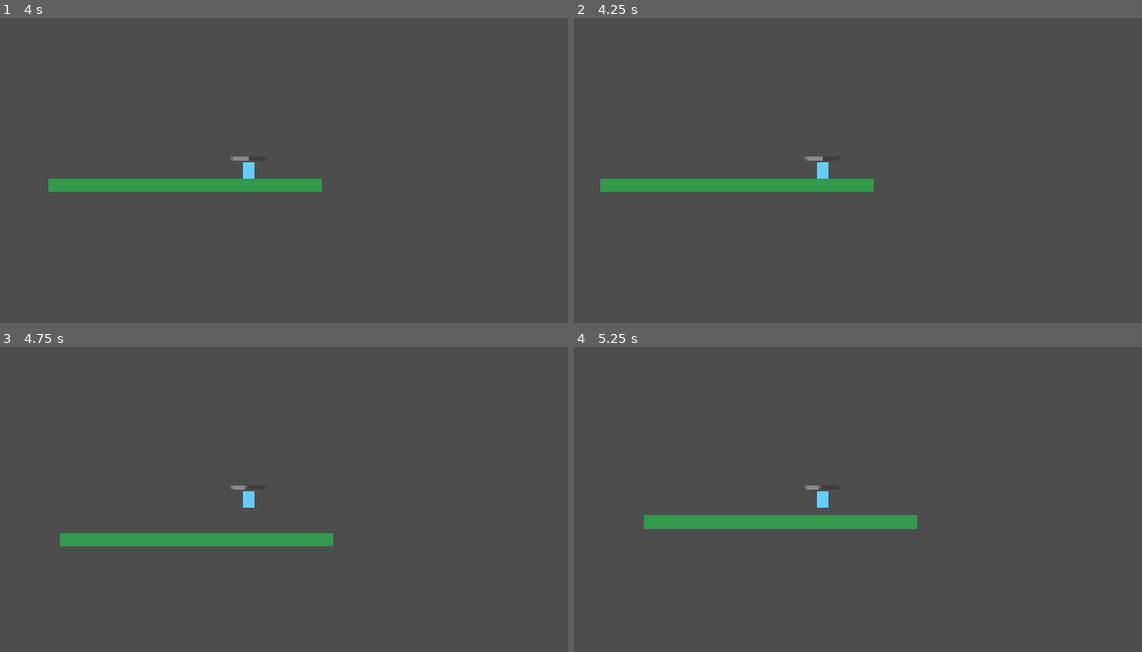
Above: before the commit, frames 1-4 (two rows, left to right).
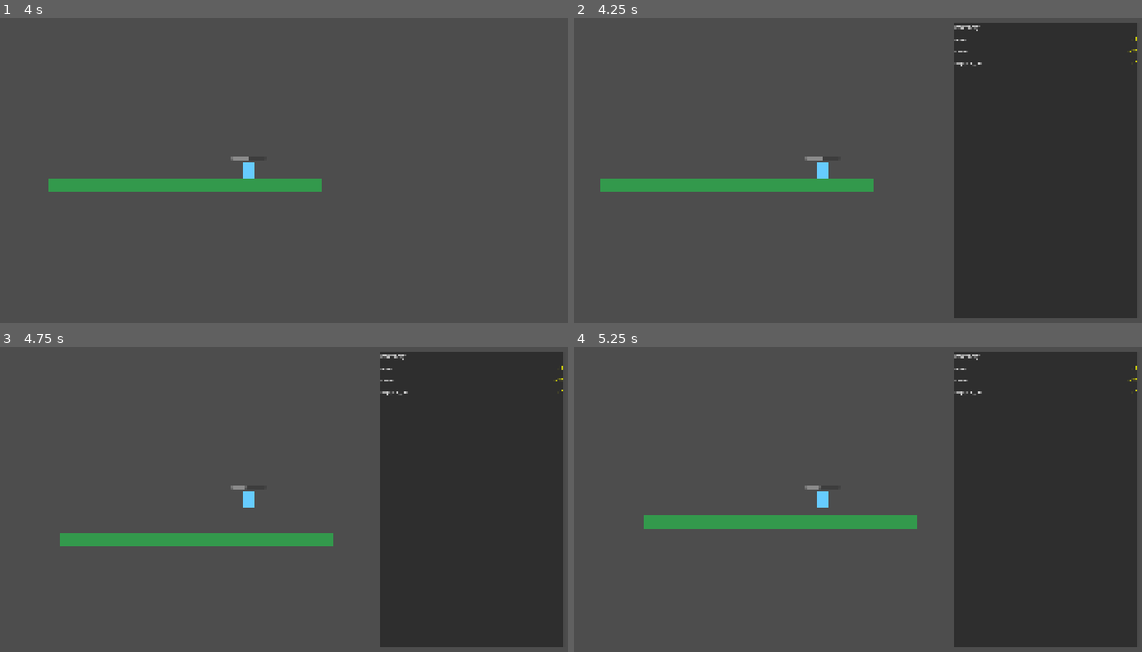
Above: after the commit, the same moments.

Repository: Travis-Code/SurvivalGame
Game: Godot game, scene res://scenes/Main.tscn
Same seed, same stepped clock (60 frames per second), same inputs: the game is played once before the commit and once after it.
Inputs:
- Up to frame 1 (4 s): tap Enter (ui_accept) at 0.5 s; hold D (move_right) 0.53-2.03 s; tap Space (jump) at 0.77, 1.52, 3.02, 3.77 s; hold A (move_left) 2.03-2.78 s; hold D (move_right) from 2.78 s (still down)
- Up to frame 2 (4.25 s): keep holding D (move_right); tap I (inventory) at 4.15 s
- Up to frame 3 (4.75 s): release D (move_right) at 4.28 s; hold A (move_left) from 4.28 s (still down); tap Space (jump) at 4.52 s
- Up to frame 4 (5.25 s): release A (move_left) at 5.03 s; hold D (move_right) from 5.03 s (still down)

Frame 1 is identical in both runs. In frame 2, 31% of the frame differs, in the area x 66-100%, y 1-99%; in frame 3, 31%; in frame 4, 31%.

Commit message:
Add inventory system with item collection and UI
- Create Item.gd resource class for defining item types (id, name, max_stack)
- Create Inventory.gd system to manage items (add, remove, check quantities)
  - Emits signals when inventory changes for UI updates
  - Supports stacking items
  - Has slot limit (max_slots)
- Create InventoryUI.gd and InventoryUI.tscn for visual inventory display
  - Shows all items with quantities
  - Toggle with I key
  - Updates in real-time
- Integrate inventory into Player.gd
  - Instantiate inventory on game start
  - Add test items (wood, stone, copper_ore)
- Test controls:
  - I: Toggle inventory UI
  - 1: Add wood
  - 2: Remove wood
  - 3: Add stone

Diff:
--- /dev/null
+++ b/scenes/ui/InventoryUI.tscn
@@ -0,0 +1,34 @@
+[gd_scene load_steps=2 format=3]
+
+[ext_resource type="Script" path="res://scripts/ui/InventoryUI.gd" id="1"]
+
+[node name="InventoryUI" type="CanvasLayer"]
+layer = 10
+script = ExtResource("1")
+
+[node name="PanelContainer" type="PanelContainer" parent="."]
+anchor_left = 0.7
+anchor_top = 0.1
+anchor_right = 0.98
+anchor_bottom = 0.9
+offset_left = 0.0
+offset_top = 0.0
+offset_right = 0.0
+offset_bottom = 0.0
+
+[node name="VBoxContainer" type="VBoxContainer" parent="PanelContainer"]
+margin_left = 8.0
+margin_top = 8.0
+margin_right = -8.0
+margin_bottom = -8.0
+
+[node name="Title" type="Label" parent="PanelContainer/VBoxContainer"]
+text = "Inventory"
+custom_minimum_size = Vector2(0, 30)
+
+[node name="ScrollContainer" type="ScrollContainer" parent="PanelContainer/VBoxContainer"]
+scroll_vertical_enabled = true
+custom_minimum_size = Vector2(300, 400)
+
+[node name="ItemList" type="VBoxContainer" parent="PanelContainer/VBoxContainer/ScrollContainer"]
+size_flags_horizontal = 3
--- a/scripts/player/Player.gd
+++ b/scripts/player/Player.gd
@@ -1,4 +1,8 @@
 extends CharacterBody2D
+
+# Load required classes
+const Inventory = preload("res://scripts/systems/Inventory.gd")
+const Item = preload("res://scripts/resources/Item.gd")
 
 # Movement variables (editable in Godot editor with @export)
 @export var speed: float = 250.0
@@ -10,6 +14,10 @@
 @export var max_health: float = 100.0  # Editable in editor - change this to make the player tougher/weaker
 var current_health: float              # Current health value (not exported, so not editable in editor)
 
+# Inventory system
+var inventory: Inventory
+var inventory_ui: CanvasLayer
+
 # This gets a reference to the HealthBar node from the scene tree.
 # @onready means it waits until the scene is ready before trying to find it.
 # $HealthBar means "find the child node named HealthBar in this scene"
@@ -20,6 +28,52 @@
 func _ready() -> void:
 	current_health = max_health  # Start with full health
 	_update_health_bar()         # Update the visual bar to show full health
+
+	# Setup inventory system
+	_setup_inventory()
+
+# Setup the inventory system and UI
+func _setup_inventory() -> void:
+	# Create inventory node
+	inventory = Inventory.new()
+	inventory.max_slots = 20
+	add_child(inventory)
+
+	# Create and setup inventory UI
+	inventory_ui = preload("res://scenes/ui/InventoryUI.tscn").instantiate()
+	add_child(inventory_ui)
+	inventory_ui.set_inventory(inventory)
+
+	# Add some test items
+	_add_test_items()
+
+	print("Inventory ready!")
+
+# Add test items to inventory (for demo purposes)
+func _add_test_items() -> void:
+	# Create test items
+	var wood = Item.new()
+	wood.id = "wood"
+	wood.display_name = "Wood Log"
+	wood.description = "A piece of wood from a tree"
+	wood.max_stack = 64
+
+	var stone = Item.new()
+	stone.id = "stone"
+	stone.display_name = "Stone"
+	stone.description = "A piece of stone"
+	stone.max_stack = 64
+
+	var copper_ore = Item.new()
+	copper_ore.id = "copper_ore"
+	copper_ore.display_name = "Copper Ore"
+	copper_ore.description = "Raw copper ore"
+	copper_ore.max_stack = 32
+
+	# Add to inventory
+	inventory.add_item(wood, 5)
+	inventory.add_item(stone, 12)
+	inventory.add_item(copper_ore, 3)
 
 # This function reduces the player's health.
 # Example: take_damage(10) reduces health by 10 points.
@@ -82,3 +136,24 @@
 		take_damage(10)
 	if Input.is_action_just_pressed("ui_cancel"):  # Escape key = heal
 		heal(15)
+
+	# Test inventory - add/remove items with number keys
+	# Press 1 to add wood, 2 to remove wood, 3 to add stone
+	if Input.is_action_just_pressed("ui_1"):
+		var wood = Item.new()
+		wood.id = "wood"
+		wood.display_name = "Wood Log"
+		inventory.add_item(wood, 1)
+		print("Added wood. Inventory: ", inventory)
+	if Input.is_action_just_pressed("ui_2"):
+		var wood = Item.new()
+		wood.id = "wood"
+		wood.display_name = "Wood Log"
+		inventory.remove_item(wood, 1)
+		print("Removed wood. Inventory: ", inventory)
+	if Input.is_action_just_pressed("ui_3"):
+		var stone = Item.new()
+		stone.id = "stone"
+		stone.display_name = "Stone"
+		inventory.add_item(stone, 1)
+		print("Added stone. Inventory: ", inventory)
--- /dev/null
+++ b/scripts/resources/Item.gd
@@ -0,0 +1,32 @@
+# Item.gd
+# Defines what an item is. Create instances of this (as .tres files) for each item type.
+# Example: res://resources/items/Wood.tres, res://resources/items/Stone.tres
+
+extends Resource
+class_name Item
+
+# Unique identifier for this item type (e.g., "wood", "stone", "copper_ore")
+@export var id: String = ""
+
+# Display name shown in inventory UI (e.g., "Wood Log", "Stone")
+@export var display_name: String = ""
+
+# Description of what this item is or does
+@export var description: String = ""
+
+# How many of this item can stack in one inventory slot (e.g., 64 for stackable items)
+@export var max_stack: int = 64
+
+# Optional: texture/sprite to display in inventory
+@export var icon: Texture2D
+
+# Validate that required fields are set
+func _validate_property(property: Dictionary) -> void:
+	if property.name == "id" and id == "":
+		push_warning("Item id is empty!")
+	if property.name == "display_name" and display_name == "":
+		push_warning("Item display_name is empty!")
+
+# Get a string representation of the item (useful for debugging)
+func _to_string() -> String:
+	return "[Item: %s - %s]" % [id, display_name]
--- /dev/null
+++ b/scripts/systems/Inventory.gd
@@ -0,0 +1,122 @@
+# Inventory.gd
+# Manages the player's inventory - items, quantities, and slot management.
+# Emits signals when items are added/removed so UI can update.
+
+extends Node
+class_name Inventory
+
+# Load the Item class
+const Item = preload("res://scripts/resources/Item.gd")
+
+# Signal emitted when an item is added (inventory, item, quantity)
+signal item_added(item: Item, quantity: int)
+
+# Signal emitted when an item is removed (inventory, item, quantity)
+signal item_removed(item: Item, quantity: int)
+
+# Signal emitted when inventory changes (full update)
+signal inventory_changed
+
+# Dictionary to store items: item.id -> quantity
+# Example: {"wood": 5, "stone": 12, "copper_ore": 3}
+var items: Dictionary = {}
+
+# Maximum number of unique item types (slots)
+@export var max_slots: int = 20
+
+func _ready() -> void:
+	# Print initial inventory (should be empty)
+	print("Inventory ready with max_slots: %d" % max_slots)
+
+# Add items to inventory
+# Returns: true if successful, false if inventory is full (and stackable is false)
+func add_item(item: Item, quantity: int = 1) -> bool:
+	if quantity <= 0:
+		push_error("Cannot add item with quantity <= 0")
+		return false
+
+	# Check if item already exists in inventory
+	if item.id in items:
+		# Item exists, just increase quantity (stackable)
+		items[item.id] += quantity
+		item_added.emit(item, quantity)
+		inventory_changed.emit()
+		return true
+
+	# Item doesn't exist, check if we have space
+	if items.size() >= max_slots:
+		push_warning("Inventory full! Cannot add %s" % item.display_name)
+		return false
+
+	# Add new item
+	items[item.id] = quantity
+	item_added.emit(item, quantity)
+	inventory_changed.emit()
+	return true
+
+# Remove items from inventory
+# Returns: true if successful, false if not enough quantity
+func remove_item(item: Item, quantity: int = 1) -> bool:
+	if quantity <= 0:
+		push_error("Cannot remove item with quantity <= 0")
+		return false
+
+	# Check if item exists
+	if not item.id in items:
+		push_warning("Item %s not in inventory" % item.id)
+		return false
+
+	# Check if we have enough quantity
+	if items[item.id] < quantity:
+		push_warning("Not enough %s (have %d, need %d)" % [item.display_name, items[item.id], quantity])
+		return false
+
+	# Remove the quantity
+	items[item.id] -= quantity
+
+	# If quantity is 0, remove the item completely
+	if items[item.id] <= 0:
+		items.erase(item.id)
+
+	item_removed.emit(item, quantity)
+	inventory_changed.emit()
+	return true
+
+# Check how many of an item we have
+# Returns: quantity, or 0 if item doesn't exist
+func get_item_quantity(item: Item) -> int:
+	if item.id in items:
+		return items[item.id]
+	return 0
+
+# Check if we have at least X of an item
+func has_item(item: Item, quantity: int = 1) -> bool:
+	return get_item_quantity(item) >= quantity
+
+# Get all items as an array (useful for UI)
+func get_all_items() -> Array[Dictionary]:
+	var result: Array[Dictionary] = []
+	for item_id: String in items:
+		# We need to find the actual Item resource to return
+		# For now, just return the id and quantity
+		result.append({
+			"id": item_id,
+			"quantity": items[item_id]
+		})
+	return result
+
+# Clear entire inventory
+func clear() -> void:
+	items.clear()
+	inventory_changed.emit()
+
+# Get inventory as string for debugging
+func _to_string() -> String:
+	if items.is_empty():
+		return "Inventory: [empty]"
+
+	var result = "Inventory: "
+	for item_id: String in items:
+		result += "%s x%d, " % [item_id, items[item_id]]
+
+	return result.trim_suffix(", ")
--- /dev/null
+++ b/scripts/ui/InventoryUI.gd
@@ -0,0 +1,94 @@
+# InventoryUI.gd
+# Displays the inventory on screen and updates when items change.
+# Shows item counts and allows viewing what the player has collected.
+
+extends CanvasLayer
+
+# Load the Inventory class
+const Inventory = preload("res://scripts/systems/Inventory.gd")
+
+# Reference to the inventory system
+var inventory: Inventory
+
+# Reference to the container where items are displayed
+@onready var item_list: VBoxContainer = $PanelContainer/VBoxContainer/ScrollContainer/ItemList
+
+# Reference to the entire UI panel
+@onready var panel: PanelContainer = $PanelContainer
+
+# Track if inventory panel is currently visible
+var inventory_open: bool = false
+
+func _ready() -> void:
+	# Hide inventory by default
+	panel.visible = false
+	inventory_open = false
+
+func _process(_delta: float) -> void:
+	# Toggle inventory with I key
+	if Input.is_action_just_pressed("inventory"):
+		toggle_inventory()
+
+# Set the inventory to display (called by Player)
+func set_inventory(inv: Inventory) -> void:
+	inventory = inv
+
+	# Connect to inventory signals so UI updates when items change
+	if inventory:
+		inventory.inventory_changed.connect(_on_inventory_changed)
+		_on_inventory_changed()  # Initial display
+
+# Toggle inventory visibility
+func toggle_inventory() -> void:
+	inventory_open = !inventory_open
+	panel.visible = inventory_open
+
+	if inventory_open:
+		_refresh_display()
+
+# Refresh the entire inventory display
+func _refresh_display() -> void:
+	if not inventory:
+		return
+
+	# Clear old items from display
+	for child in item_list.get_children():
+		child.queue_free()
+
+	# Get all items from inventory
+	var items_data = inventory.items
+
+	# If empty, show message
+	if items_data.is_empty():
+		var empty_label = Label.new()
+		empty_label.text = "[Empty]"
+		empty_label.modulate = Color.GRAY
+		item_list.add_child(empty_label)
+		return
+
+	# Display each item
+	for item_id: String in items_data:
+		var quantity = items_data[item_id]
+
+		# Create a container for each item row
+		var item_row = HBoxContainer.new()
+		item_row.custom_minimum_size = Vector2(0, 30)
+
+		# Item name label
+		var name_label = Label.new()
+		name_label.text = item_id
+		name_label.size_flags_horizontal = Control.SIZE_EXPAND_FILL
+		item_row.add_child(name_label)
+
+		# Quantity label
+		var qty_label = Label.new()
+		qty_label.text = "x%d" % quantity
+		qty_label.modulate = Color.YELLOW
+		item_row.add_child(qty_label)
+
+		item_list.add_child(item_row)
+
+# Called when inventory changes
+func _on_inventory_changed() -> void:
+	if inventory_open:
+		_refresh_display()
Not shown, added: scripts/resources/Item.gd.uid
Not shown, added: scripts/systems/Inventory.gd.uid
Not shown, added: scripts/ui/InventoryUI.gd.uid
